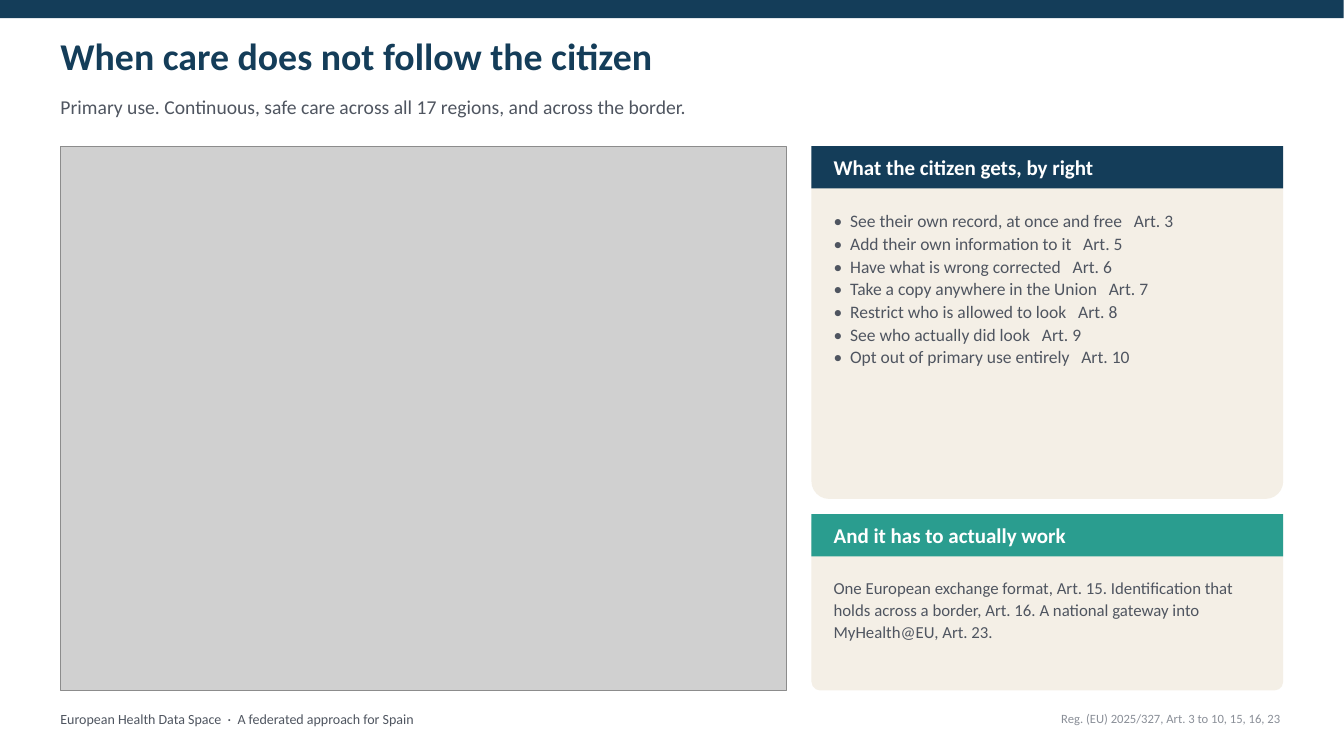
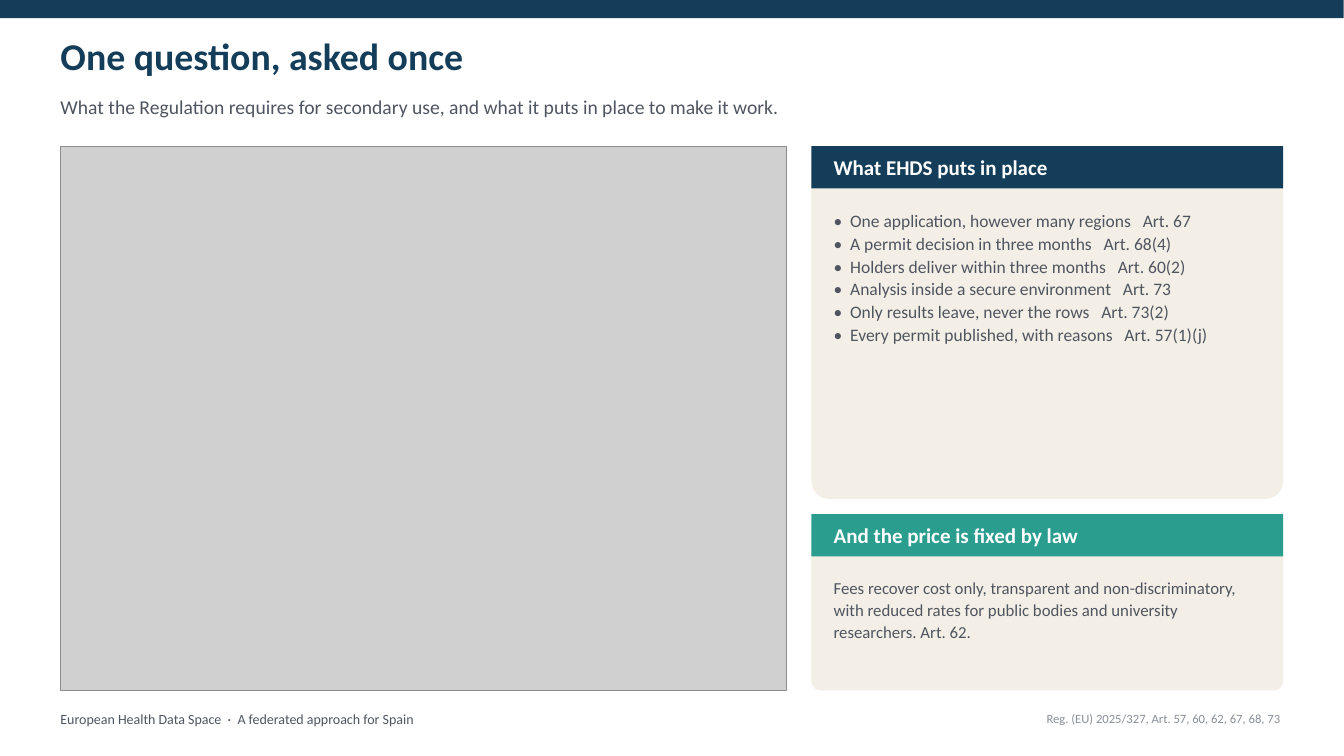
Before and after one commit to ma3u/MinimumViableHealthDataspacev2, a slide deck: slide 2 of docs/demos/spain-ehds-5-slides.pptx. Drawn at 1344x756 pixels with LibreOffice and Linux fonts; fonts in the diff are those of the drawing; grey boxes stand for pictures. Boxes give left, top, right and bottom in pixels: in the first picture for what was removed or moved away, otherwise in the second. Text is boxed around its words. In the diff, an @@ line names an element or a change of style, - is before the commit and + after.

Commit message:
docs(deck): the five-slide deck is about secondary use, at the larger size
Reverts the subject of the previous commit and keeps its sizing work. The deck
argues secondary use again: seventeen regional datasets becoming one research
resource, one application, one permit, and no rows leaving the environment.

The size fix stays and now applies to the secondary-use material. The
operating-model diagram is drawn a second time at 2.3:1 as
ehds-operating-model-wide.svg, which fills the full 12.13in of a slide rather
than the 6.68in the 1.3:1 original could manage. The bilingual journey
infographic goes from 7.4in to 9.73in, and gets a slide to itself, because it is
the one picture that carries the whole argument. The secure-research-room
illustration runs at 7.2 by 5.4.

The 1.3:1 diagram stays as it is. It is the right shape for the issue and for a
document, where height costs nothing. The two renderings carry the same content
and have to be kept in step, which is why the wide one is a sibling file rather
than a flag: the copy is hand-wrapped to the column width.

The primary-use diagram from the previous commit is kept and documented rather
than deleted. It is not used by this deck, but the long deck covers primary use
too.

```diff
--- a/docs/demos/spain-ehds-5-slides.pptx
+++ b/docs/demos/spain-ehds-5-slides.pptx
@@ text at (60,43,463,76): text changed @@
-When care does not follow the citizen
+One question, asked once
@@ text at (60,100,778,118): text changed @@
-Primary use. Continuous, safe care across all 17 regions, and across the border.
+What the Regulation requires for secondary use, and what it puts in place to make it work.
@@ text at (834,160,1047,179): text changed @@
-What the citizen gets, by right
+What EHDS puts in place
@@ text at (850,215,1207,344): text changed @@
-• See their own record, at once and free Art. 3
-• Add their own information to it Art. 5
-• Have what is wrong corrected Art. 6
-• Take a copy anywhere in the Union Art. 7
-• Restrict who is allowed to look Art. 8
-• See who actually did look Art. 9
-• Opt out of primary use entirely Art. 10
+• One application, however many regions Art. 67
+• A permit decision in three months Art. 68(4)
+• Holders deliver within three months Art. 60(2)
+• Analysis inside a secure environment Art. 73
+• Only results leave, never the rows Art. 73(2)
+• Every permit published, with reasons Art. 57(1)(j)
@@ text at (834,528,1078,547): text changed @@
-And it has to actually work
+And the price is fixed by law
@@ text at (834,582,1235,638): text changed @@
-One European exchange format, Art. 15. Identification that holds across a border, Art. 16. A national gateway into MyHealth@EU, Art. 23.
+Fees recover cost only, transparent and non-discriminatory, with reduced rates for public bodies and university researchers. Art. 62.
@@ text at (1047,714,1280,725): text changed @@
-Reg. (EU) 2025/327, Art. 3 to 10, 15, 16, 23
+Reg. (EU) 2025/327, Art. 57, 60, 62, 67, 68, 73
```
Also in this commit, not shown: 4 other slides changed, 6 other files.
